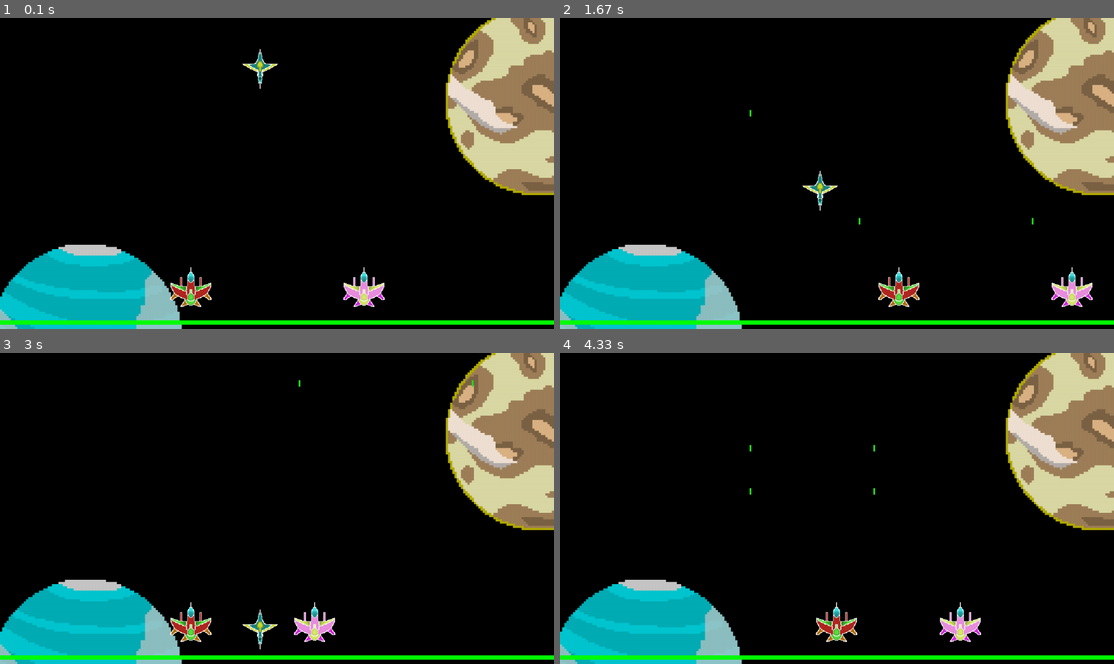
Above: before the commit, frames 1-4 (two rows, left to right).
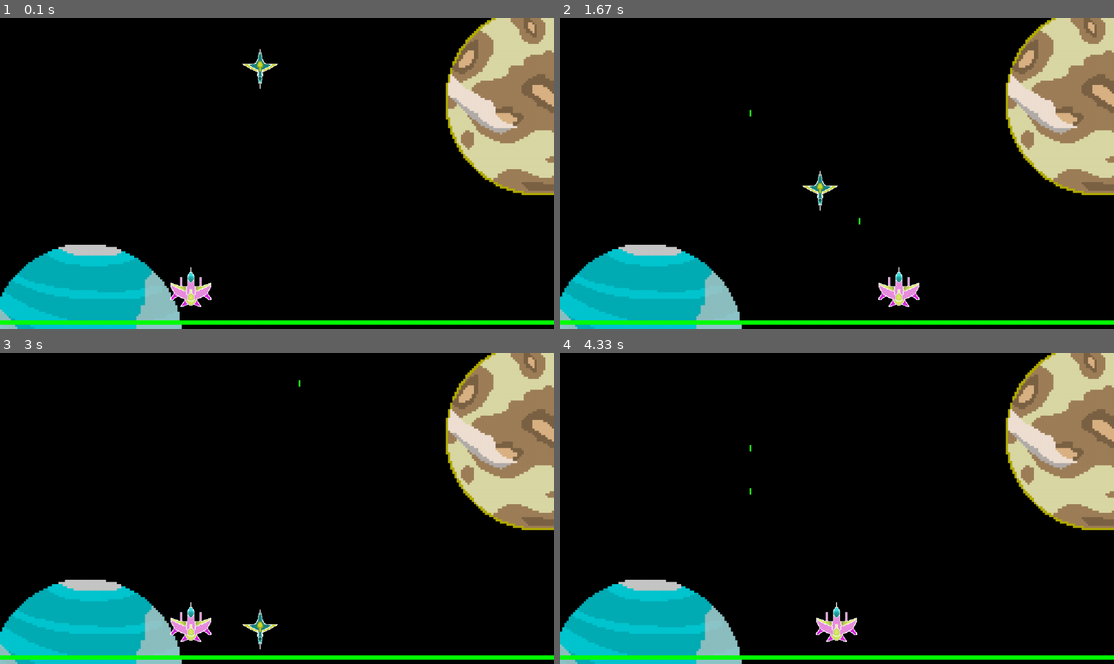
Above: after the commit, the same moments.

Repository: fanagiannis/DECK-COMMANDER
Game: pygame game, started from command_deck/command_deck/commander_deck.py
The game is run twice, just before and just after one commit, with the same random seed, the same clock (stepped at 60 frames per second) and the same inputs.
Inputs:
- Up to frame 1 (0.1 s): no input
- Up to frame 2 (1.67 s): tap W at 0.33 s; hold Right 0.67-1.13 s; hold D 0.67-1.13 s; hold Up 1.17-1.47 s; hold W 1.17-1.47 s; hold Right from 1.5 s (still down); hold D from 1.5 s (still down)
- Up to frame 3 (3 s): release Right at 1.97 s; release D at 1.97 s; hold Left 2-2.53 s; hold A 2-2.53 s; hold Left 2.57-2.97 s; hold A 2.57-2.97 s
- Up to frame 4 (4.33 s): hold Up 3-3.37 s; hold W 3-3.37 s; hold Right 3.4-4.03 s; hold D 3.4-4.03 s; hold Left from 4.07 s (still down); hold A from 4.07 s (still down)

The runs differ from the first frame. In frame 1, 0.8% of the frame differs, in the area x 30-70%, y 80-94%; in frame 2, 0.8%; in frame 3, 0.8%; in frame 4, 0.8%, in the area x 46-77%, y 29-94%.

Commit message:
Multiplayer Classes changes

Diff:
--- a/command_deck/command_deck/commander_deck.py
+++ b/command_deck/command_deck/commander_deck.py
@@ -63,12 +63,12 @@
     #SPACESHIP
 
     #1
-spaceship = Spaceship(x,y,screen_width,screen_height,speed) #spaceship obj
+spaceship = Spaceship(x,y,screen_width,screen_height,speed,1) #spaceship obj
 spaceship_group = pygame.sprite.GroupSingle() #Contains the sprite of the obj
 spaceship_group.add(spaceship)
 
     #2
-player2 = Player2(x,y,screen_width,screen_height,speed)
+player2 = Spaceship(x,y,screen_width,screen_height,speed,2)#:::::Player2(x,y,screen_width,screen_height,speed):::::
 player2_group  = pygame.sprite.GroupSingle()
 player2_group.add(player2)
 
--- a/command_deck/command_deck/spaceship.py
+++ b/command_deck/command_deck/spaceship.py
@@ -8,7 +8,7 @@
 class Spaceship (pygame.sprite.Sprite): #organises code and gives attributes to object
 
 
-    def __init__ (self,x,y,screen_width,screen_height,speed): #initialise Spaceship
+    def __init__ (self,x,y,screen_width,screen_height,speed,playercount): #initialise Spaceship
         super().__init__() #inherites all attributes of Sprite Class
 
         #BASIC ATTRIBUTES
@@ -30,23 +30,43 @@
         self.image = pygame.transform.scale(self.image,(100,100))
         self.rect = self.image.get_rect(midbottom = (self.screen_width - 840 ,self.screen_height - 50 ))   # a rect with the dimensions of the image
 
+    #::::::CHECK PLAYER:::::::
+        self.playercount=playercount                       #::::::::::::::::::::::::::::::::::::::::::::::
+
     #SHIP'S MOVEMENT
     def get_user_input(self): # user input --> movement
 
         # PLAYER 1
         keys = pygame.key.get_pressed()
+        if self.playercount==1:
+            if keys[pygame.K_a]:
+                self.rect.x -= self.speed
 
-        if keys[pygame.K_a]:
-            self.rect.x -= self.speed
+            if keys[pygame.K_d]:
+                self.rect.x += self.speed
 
-        if keys[pygame.K_d]:
-            self.rect.x += self.speed
+            if keys[pygame.K_w] and self.lazer_ready:
+                self.lazer_ready = False
+                lazer = Lazer(self.rect.center,5,self.screen_height)
+                self.lazer_group.add(lazer)
+                self.lazer_time = pygame.time.get_ticks()
+        elif self.playercount==2:                           #::::::::::::::::::::::::::::::::::::::::::::::
+            keys = pygame.key.get_pressed()
 
-        if keys[pygame.K_w] and self.lazer_ready:
-            self.lazer_ready = False
-            lazer = Lazer(self.rect.center,5,self.screen_height)
-            self.lazer_group.add(lazer)
-            self.lazer_time = pygame.time.get_ticks()
+            if keys[pygame.K_LEFT]:
+                self.rect.x -= self.speed
+
+            if keys[pygame.K_RIGHT]:
+                self.rect.x += self.speed
+
+            if keys[pygame.K_UP] and self.lazer_ready:
+                self.lazer_ready = False
+                lazer = Lazer(self.rect.center,5,self.screen_height)
+                self.lazer_group.add(lazer)
+                self.lazer_time = pygame.time.get_ticks()
+            self.image = pygame.image.load('command_deck/command_deck/spaceship_2.png').convert_alpha()
+            self.image = pygame.transform.scale(self.image,(100,100))    #::::::::::::::::::::::::::::::::::::::::::::::
+
 
     #REMAIN AT THE WINDOW
     def constrain_movement(self): #limit the aim movement within the game window
